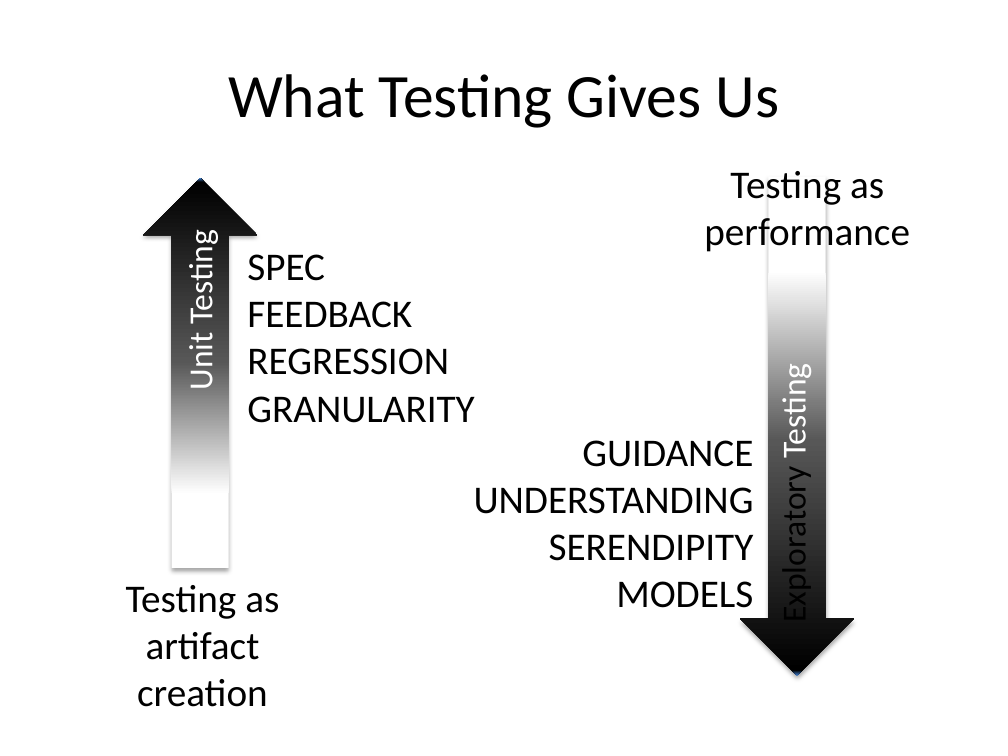
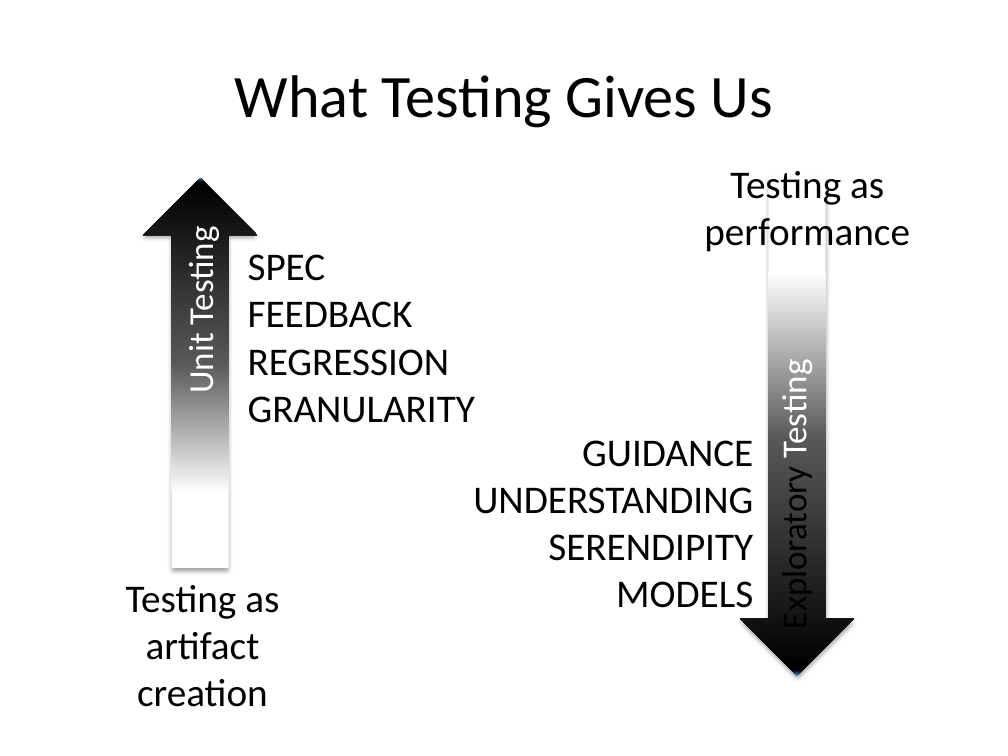
Before and after one commit to maaretp/TalesOfDeveloperTesterCollaboration, a slide deck: slide 21 of Tales from Tester Developer Collaboration.pptx. Drawn at 1008x756 pixels with LibreOffice and Linux fonts; fonts in the diff are those of the drawing. Boxes give left, top, right and bottom in pixels: in the first picture for what was removed or moved away, otherwise in the second. Text is boxed around its words. In the diff, an @@ line names an element or a change of style, - is before the commit and + after.

```diff
--- a/Tales from Tester Developer Collaboration.pptx
+++ b/Tales from Tester Developer Collaboration.pptx
@@ title "What Testing Gives Us" at (235,75,773,128): size 44 to 43 pt @@
@@ text "Unit Testing" at (180,235,223,391): size 24 to 25 pt @@
@@ text "Exploratory Testing" at (773,368,816,629): size 24 to 25 pt @@
```
Also in this commit, not shown: 23 other slides changed, 3 slides added.
